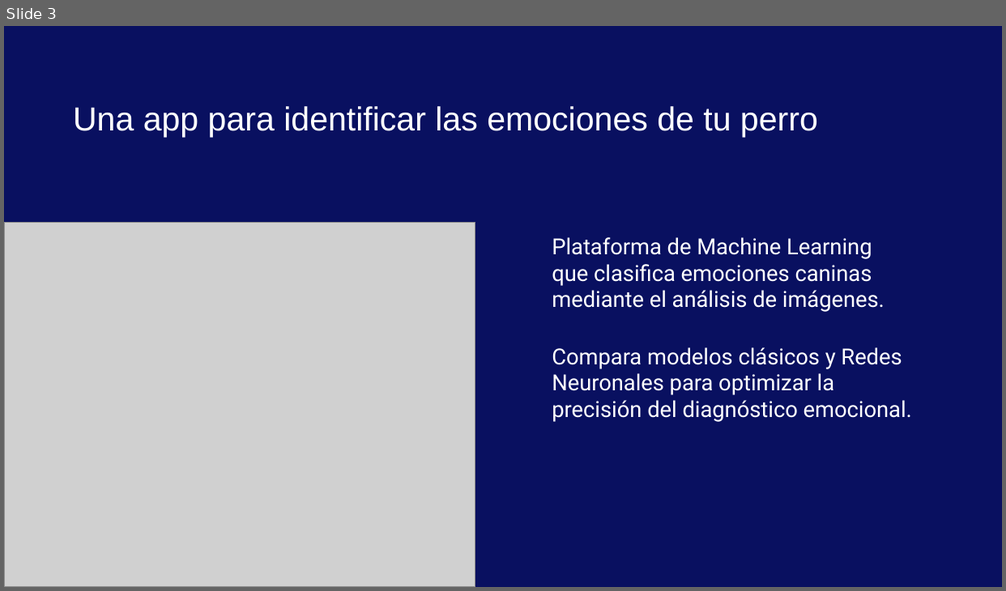
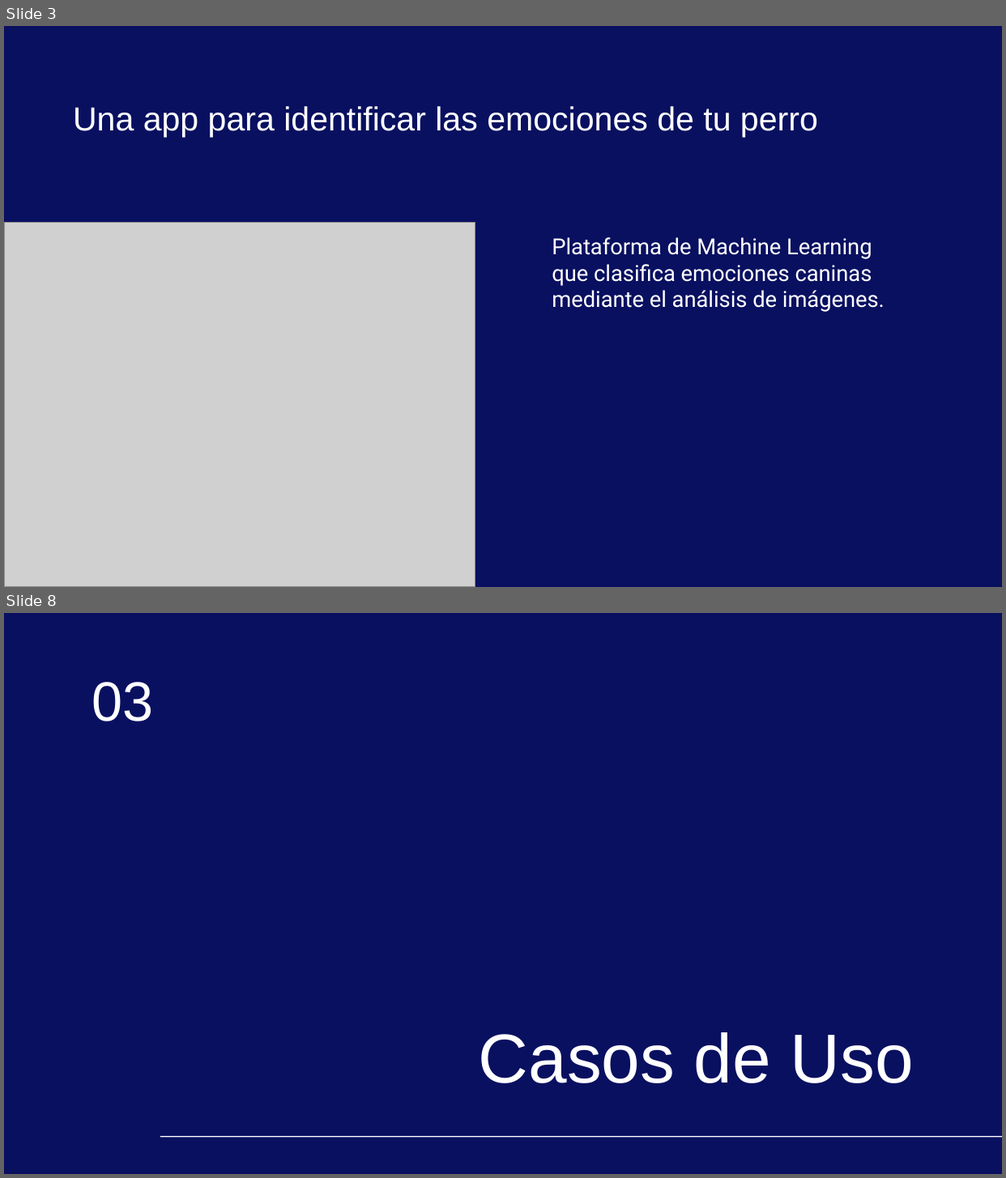
Before and after one commit to AGC79/proyecto_machine_learning_agc, a slide deck: docs/presentacion_app_ml.pptx. Shown one above the other, each under a label of ours: slide 3 before the commit, slides 3 and 8 after it; the slides between them are not shown. The pictures are 1006x591 and 1006x1178 pixels, drawn with LibreOffice and Linux fonts; fonts in the diff are those of the drawing; grey boxes stand for pictures; background and template pictures are left out. Boxes give left, top, right and bottom in pixels: in the first picture for what was removed or moved away, otherwise in the second. Text is boxed around its words. In the diff, an @@ line names an element or a change of style, - is before the commit and + after.

```diff
--- a/docs/presentacion_app_ml.pptx
+++ b/docs/presentacion_app_ml.pptx
@@ slide 8 added at box(4, 613, 1002, 1174), background picture (left out) @@
@@ title added at box(91, 682, 153, 722), 40 pt, text #FFFFFF @@
+03
@@ title added at box(479, 1033, 914, 1084), 50 pt, text #FFFFFF @@
+Casos de Uso
@@ line added from (160, 1137) to (1002, 1137), #FFFFFF 0.75 pt @@
@@ slide 3 changed as well @@
@@ subtitle at box(552, 348, 912, 422): paragraph removed @@
-Compara modelos clásicos y Redes Neuronales para optimizar la precisión del diagnóstico emocional.
```
Also in this commit, not shown: 2 other slides changed, 9 other slides added, 13 slides removed, 2 other files.
